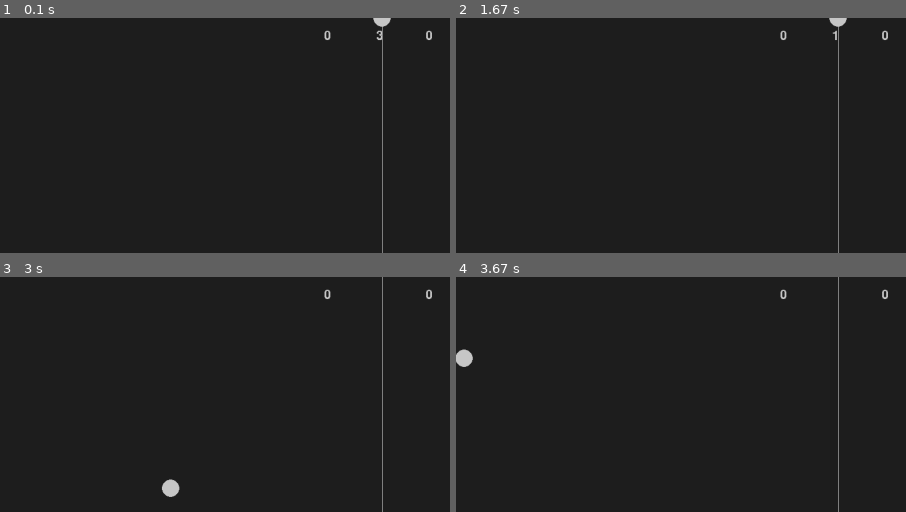
Above: before the commit, frames 1-4 (two rows, left to right).
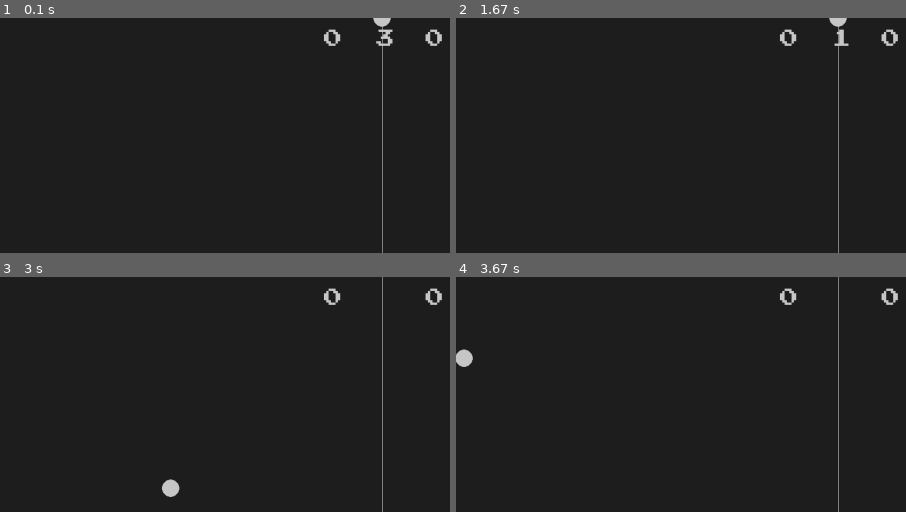
Above: after the commit, the same moments.

Repository: GTella/PygameTELLEGUCHI
Game: pygame game, started from main.py
Two runs of this game, one before a commit and one after it. Both use one fixed random seed, a clock stepped at 60 frames per second and the inputs below.
Inputs:
- Up to frame 1 (0.1 s): no input
- Up to frame 2 (1.67 s): hold Up 0.33-0.8 s; hold Down 0.83-1.13 s; hold Up 1.17-1.53 s; hold Down from 1.57 s (still down)
- Up to frame 3 (3 s): release Down at 1.93 s; hold Up 1.97-2.27 s; hold Down 2.3-2.6 s; hold Up from 2.63 s (still down)
- Up to frame 4 (3.67 s): release Up at 3 s; hold Down 3.03-3.4 s; hold Up from 3.43 s (still down)
The pictures show only the part of the screen within x 8-58%, y 50-100%; the shares and areas given below are measured in that part.

The runs differ from the first frame. In frame 1, 0.5% of the frame differs, in the area x 72-99%, y 4-12%; in frame 2, 0.5%; in frame 3, 0.3%; in frame 4, 0.3%.

Commit message:
Alterações

Diff:
--- a/telainicial.py
+++ b/telainicial.py
@@ -37,7 +37,7 @@
 SCREEN = pygame.display.set_mode((1280, 720))
 pygame.display.set_caption("Menu")
 
-BG = pygame.image.load("blackground.png")
+BG = pygame.image.load("assets/image/blackground.png")
 
 def get_font(size): # Returns Press-Start-2P in the desired size
     return pygame.font.Font("font.ttf", size)
@@ -105,11 +105,11 @@
         MENU_TEXT = get_font(100).render("MENU", True, "Yellow")
         MENU_RECT = MENU_TEXT.get_rect(center=(640, 100))
 
-        PLAY_BUTTON = Button(image=pygame.image.load("Play Rect.png"), pos=(640, 250),
+        PLAY_BUTTON = Button(image=pygame.image.load("assets/image/Play Rect.png"), pos=(640, 250),
                             text_input="1VS1", font=get_font(75), base_color="#d7fcd4", hovering_color="White")
-        OPTIONS_BUTTON = Button(image=pygame.image.load("Options Rect.png"), pos=(640, 400),
+        OPTIONS_BUTTON = Button(image=pygame.image.load("assets/image/Options Rect.png"), pos=(640, 400),
                             text_input="1VSBOT", font=get_font(75), base_color="#d7fcd4", hovering_color="White")
-        QUIT_BUTTON = Button(image=pygame.image.load("Quit Rect.png"), pos=(640, 550),
+        QUIT_BUTTON = Button(image=pygame.image.load("assets/image/Quit Rect.png"), pos=(640, 550),
                             text_input="QUIT", font=get_font(75), base_color="#d7fcd4", hovering_color="White")
 
         SCREEN.blit(MENU_TEXT, MENU_RECT)
Binary file added: assets/font/font.ttf
Renamed: Options Rect.png -> assets/image/Options Rect.png
Renamed: Play Rect.png -> assets/image/Play Rect.png
Renamed: Quit Rect.png -> assets/image/Quit Rect.png
Renamed: blackground.png -> assets/image/blackground.png
